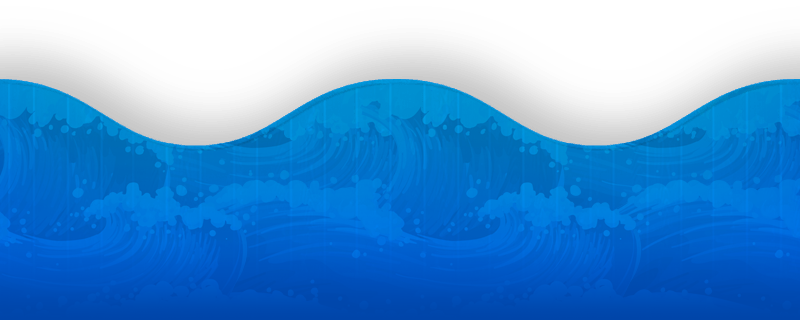
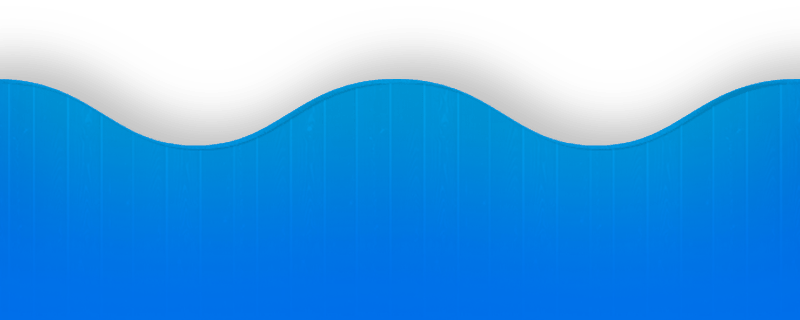
Comparing the layer stacks of the two w=800, h=320 images. Changes:
removed layer "Layer 4" over [0, 95, 800, 320]
hid "Layer 4 copy" over [0, 79, 800, 320]
